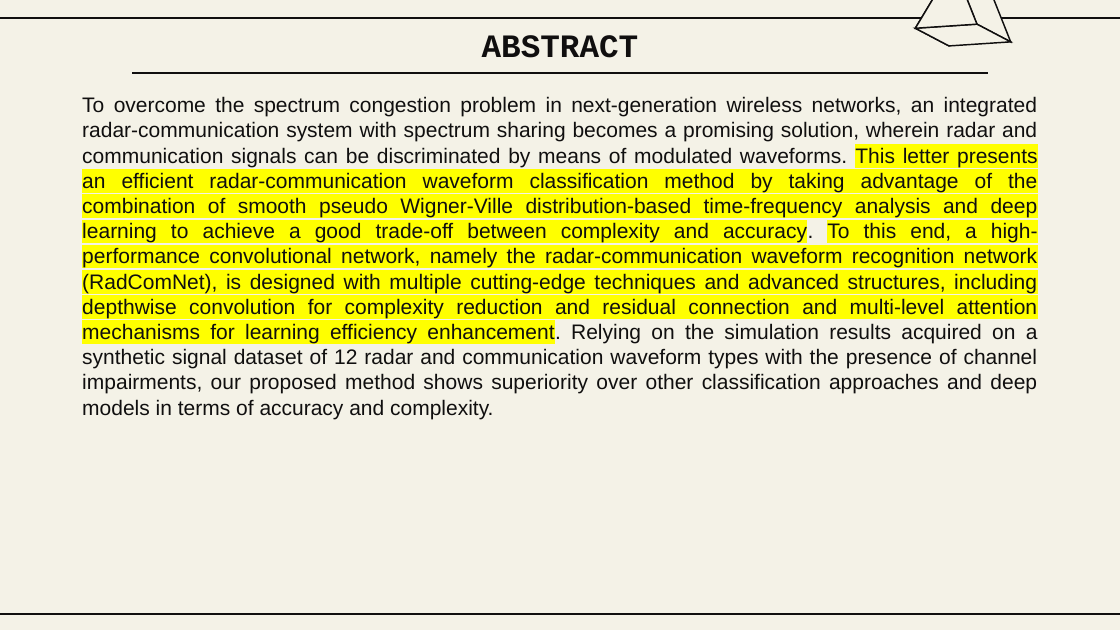
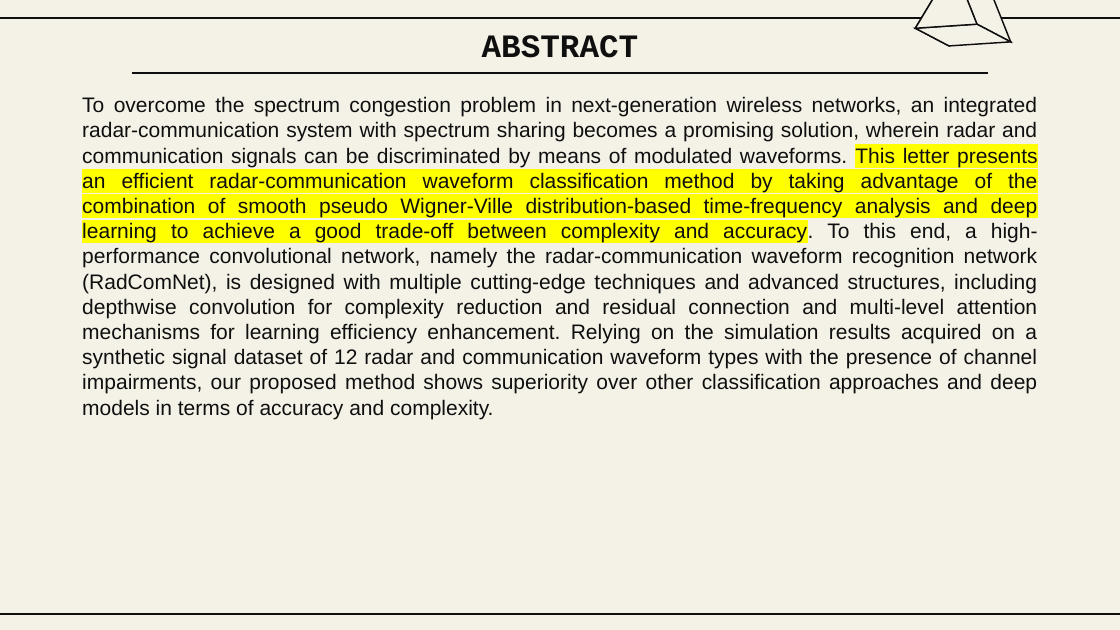
Before and after one commit to Winxkin/hcmute_master, a slide deck: slide 3 of semeter1/DSP/Final_HND.PPTX. Drawn at 1120x630 pixels with LibreOffice and Linux fonts; fonts in the diff are those of the drawing; background and template pictures are left out. Boxes give left, top, right and bottom in pixels: in the first picture for what was removed or moved away, otherwise in the second. Text is boxed around its words. In the diff, an @@ line names an element or a change of style, - is before the commit and + after.

```diff
--- a/semeter1/DSP/Final_HND.PPTX
+++ b/semeter1/DSP/Final_HND.PPTX
@@ text "To overcome the spectrum congestion ..." at <box>82,96,1038,419</box>: highlight #FFFF00 to none in "To this end, a high-performance convolutional network, ..." @@
```
Also in this commit, not shown: 1 other slide changed, 17 slides added, 2 other files.
